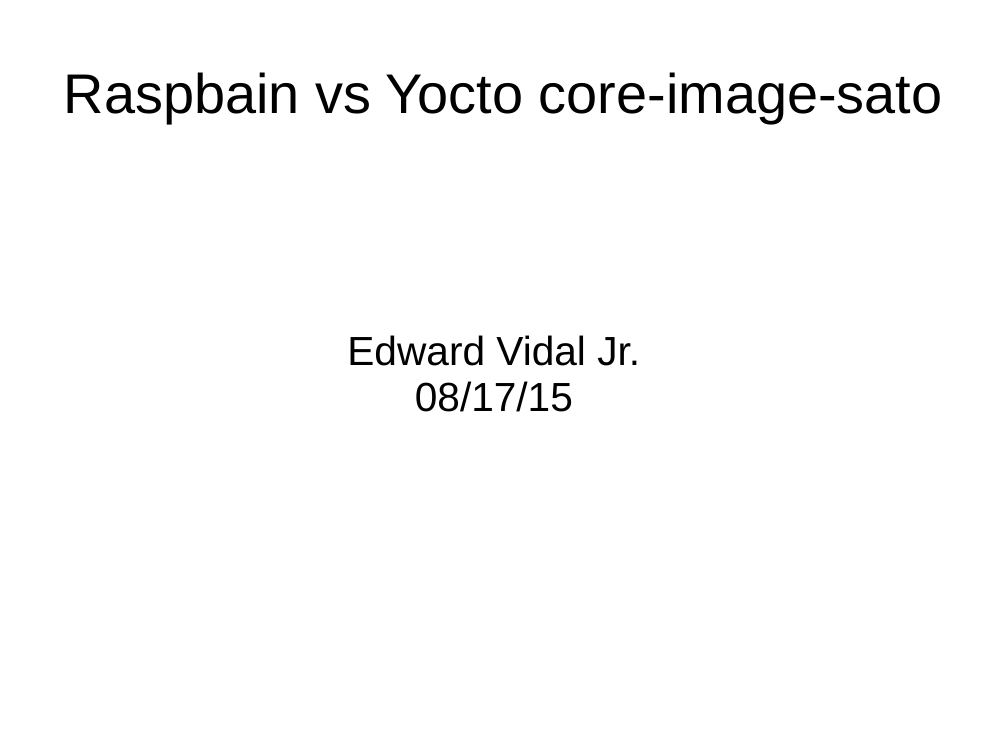
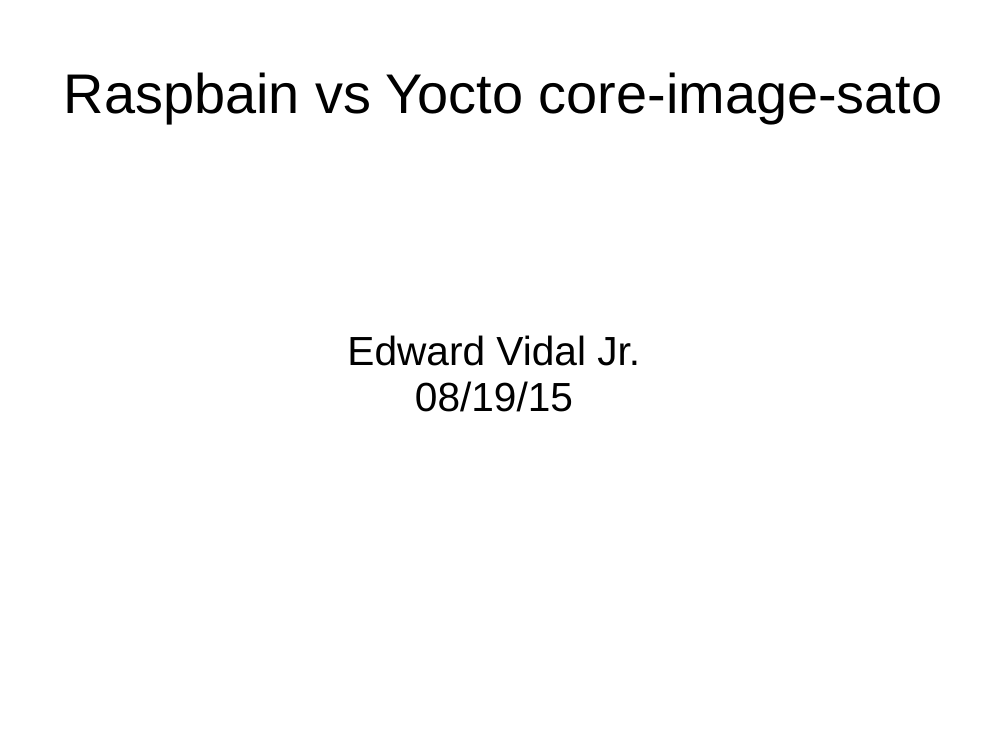
Before and after one commit to develone/raspberrypi2_yocto, a slide deck: slide 1 of doc/yocto_raspbain.ppt. Drawn at 1008x756 pixels with LibreOffice and Linux fonts; fonts in the diff are those of the drawing. Boxes give left, top, right and bottom in pixels: in the first picture for what was removed or moved away, otherwise in the second. Text is boxed around its words. In the diff, an @@ line names an element or a change of style, - is before the commit and + after.

Commit message:
new build see poky_patch_test.txt image now includes gtkwave iverilog vlc xstools installed. root passwd is raspberrypi and still fits on 4GB SD

```diff
--- a/doc/yocto_raspbain.ppt
+++ b/doc/yocto_raspbain.ppt
@@ subtitle at [415,381,573,412]: text changed @@
-08/17/15
+08/19/15
```
Also in this commit, not shown: 3 other slides changed, 1 slide added, 1 slide removed, 10 other files.
